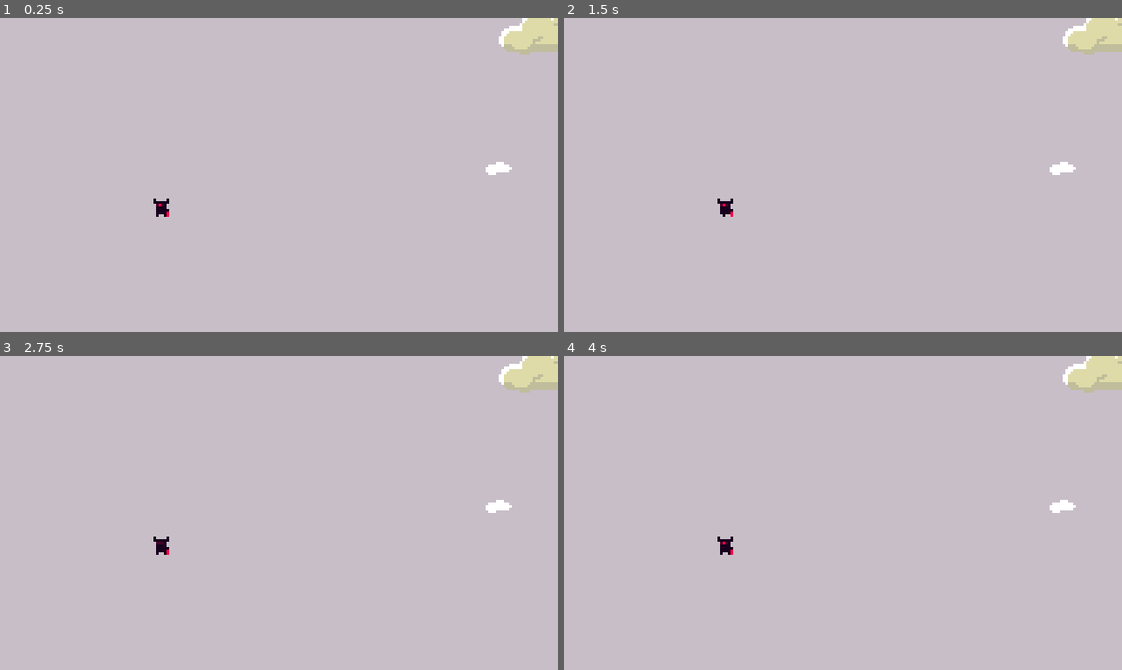
Above: before the commit, frames 1-4 (two rows, left to right).
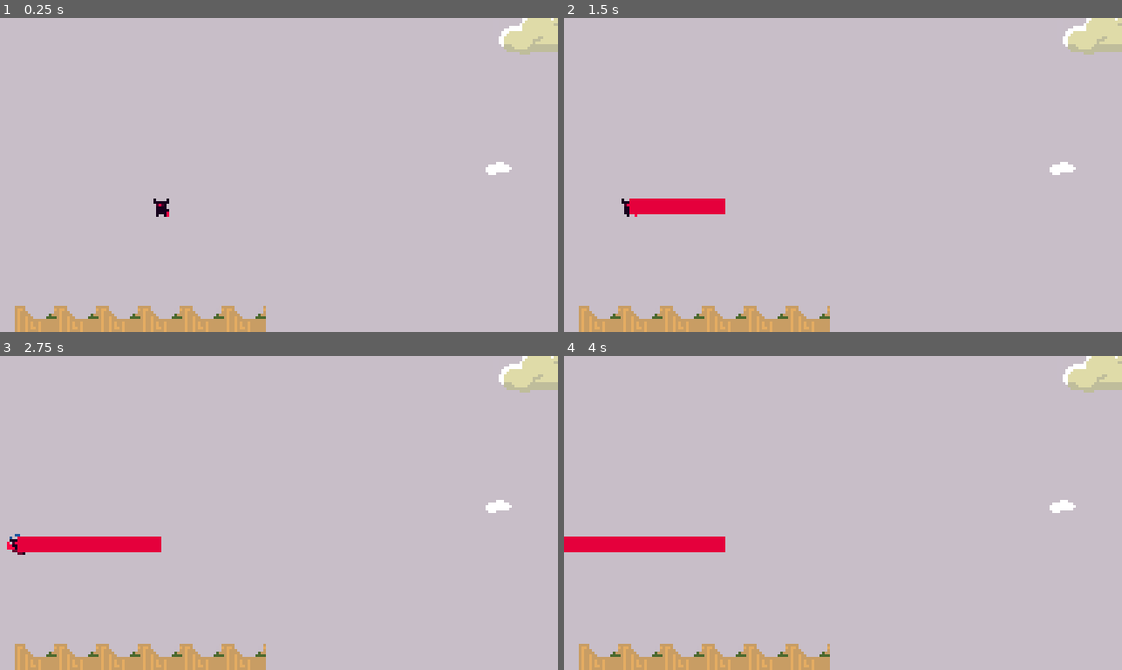
Above: after the commit, the same moments.

Repository: adisagar2003/Rton
Game: Godot game, scene res://Scenes/main.tscn
Two runs of this game, one before a commit and one after it. Both use one fixed random seed, a clock stepped at 60 frames per second and the inputs below.
Inputs:
- Up to frame 1 (0.25 s): no input
- Up to frame 2 (1.5 s): tap Enter at 0.5 s; tap Z (Attack) at 0.6, 1.35 s
- Up to frame 3 (2.75 s): tap Z (Attack) at 2.1 s
- Up to frame 4 (4 s): tap Z (Attack) at 2.85, 3.6 s; tap Space at 3.5 s

The runs differ from the first frame. In frame 1, 2.7% of the frame differs, in the area x 2-48%, y 91-100%; in frame 2, 3.7%; in frame 3, 4.2%; in frame 4, 4.2%, in the area x 0-48%, y 57-100%.

Commit message:
Improved movement
Solved Vector sum error, started working on trails.

Diff:
--- a/Scenes/Rton.tscn
+++ b/Scenes/Rton.tscn
@@ -1,17 +1,27 @@
-[gd_scene load_steps=16 format=3 uid="uid://ci82aii7lfwk3"]
+[gd_scene load_steps=17 format=3 uid="uid://ci82aii7lfwk3"]
 
 [ext_resource type="Texture2D" uid="uid://bj3odikpci6g6" path="res://Scenes/main-char.png" id="1_md4u1"]
+[ext_resource type="Script" path="res://Scenes/trail.gd" id="2_5xuv2"]
 
 [sub_resource type="GDScript" id="GDScript_3fylj"]
 script/source = "extends CharacterBody2D
 
 
-@export var SPEED = 300.0;
-@export var VERTICAL_SPEED = 100.0;
+@export var SPEED = 150.0;
+@export var VERTICAL_SPEED = 50.0;
 const JUMP_VELOCITY = -400.0
 
 enum States {Idle, Running, Attacking, Hurt};
+enum FacingDirection {Left, Right};
+var state_names = {
+	States.Idle: \"Idle\",
+	States.Running: \"Running\",
+	States.Attacking: \"Attacking\",
+	States.Hurt: \"Hurt\"
+}
+
 var state = States.Idle;
+var facingDirection = FacingDirection.Left;
 func _physics_process(delta: float) -> void:
 	# Add the gravity.
 	#if not is_on_floor():
@@ -20,22 +30,21 @@
 	HandleSpriteFlip();
 	AnimHandle();
 	HandleAttack();
-
+	print(velocity.normalized().length());
 	# Handle jump.
 	#if Input.is_action_just_pressed(\"ui_accept\") and is_on_floor():
 	#velocity.y = JUMP_VELOCITY
 	# Get the input direction and handle the movement/deceleration.
 	# As good practice, you should replace UI actions with custom gameplay actions.
-	move_and_slide()
-	# STRANGE EXCEPTION
-	if (velocity.y != 0):
-		state =States.Running;
+	move_and_slide();
 
 func HandleSpriteFlip():
 	var direction := Input.get_axis(\"ui_left\", \"ui_right\");
 	if (direction < 0):
+		facingDirection = FacingDirection.Left;
 		$AnimatedSprite2D.flip_h = false;
 	if (direction > 0):
+		facingDirection = FacingDirection.Right;
 		$AnimatedSprite2D.flip_h = true;
 	if (direction == 0):
 		$AnimatedSprite2D.flip_h = $AnimatedSprite2D.flip_h;
@@ -50,33 +59,49 @@
 
 func HandleAttack():
 	if Input.is_action_just_pressed(\"Attack\"):
-		state = States.Attacking;
-		$AttackCooldown.start();
-		set_process_input(false);
+		if (state == States.Attacking):
+			pass
+		#Dash in specified direction
+
+		else:
+			state = States.Attacking;
+			if (facingDirection == FacingDirection.Left):
+				velocity.x += SPEED*10* -1;
+				pass
+			if (facingDirection == FacingDirection.Right):
+				velocity.x += SPEED*10;
+				pass
+			$AttackCooldown.start();
+			set_process_input(false);
 
 func StopAttack():
 	pass
 
 func HandleInputMovement():
+
 	var direction := Input.get_axis(\"ui_left\", \"ui_right\");
-
 	var verticalDirection := Input.get_axis(\"ui_up\", \"ui_down\");
 	if verticalDirection:
-		velocity.y = verticalDirection * VERTICAL_SPEED;
-
+		velocity.y = verticalDirection;
 	else:
-		velocity.y = move_toward(velocity.y, 0, VERTICAL_SPEED);
+		velocity.y = move_toward(velocity.y, 0, SPEED);
 	if direction:
-		state = States.Running;
-
-		velocity.x = direction * SPEED
+		velocity.x = direction;
 	else:
 		velocity.x = move_toward(velocity.x, 0, SPEED);
 		if (state !=States.Attacking):
 			state = States.Idle;
 
+	# NORMALIZE VELOCITY
+	velocity = velocity.normalized() * SPEED;
+	#Handle states
+	if (velocity != Vector2.ZERO and state != States.Attacking):
+		state = States.Running;
+
+	# handle when pressing both buttons, reduce the speed a lil.
+
+
 func _on_timer_timeout() -> void:
-	print(\"no input found\");
 	state = States.Idle;
 	pass # Replace with function body.
 "
@@ -280,11 +305,17 @@
 "": SubResource("AnimationLibrary_6swys")
 }
 
+[node name="Trail" type="Line2D" parent="AnimatedSprite2D"]
+top_level = true
+width = 6.0
+default_color = Color(0.896449, 0, 0.233837, 1)
+script = ExtResource("2_5xuv2")
+
 [node name="CollisionShape2D" type="CollisionShape2D" parent="."]
 shape = SubResource("CapsuleShape2D_v0pb8")
 
 [node name="AttackCooldown" type="Timer" parent="."]
-wait_time = 0.3
+wait_time = 0.7
 one_shot = true
 
 [connection signal="timeout" from="AttackCooldown" to="." method="_on_timer_timeout"]
--- a/Scenes/main.tscn
+++ b/Scenes/main.tscn
@@ -16,6 +16,7 @@
 position = Vector2(170, -294)
 tile_set = ExtResource("1_sw7k6")
 format = 2
+layer_0/tile_data = PackedInt32Array(2621432, 458753, 1610612741, 2621433, 458753, 1610612741, 2621434, 458753, 1610612741, 2621435, 458753, 1610612741, 2621436, 458753, 1610612741, 2621437, 458753, 1610612741)
 layer_1/name = "Mountains"
 layer_1/z_index = -1
 layer_1/tile_data = PackedInt32Array(2359338, 1441793, 10, 2424874, 1441793, 11, 2490410, 1441793, 12, 2359339, 1507329 …(775 unchanged characters)…
--- /dev/null
+++ b/Scenes/trail.gd
@@ -0,0 +1,15 @@
+extends Line2D
+
+
+# Called when the node enters the scene tree for the first time.
+func _ready() -> void:
+	pass # Replace with function body.
+
+@onready var animated_sprite_2d: AnimatedSprite2D = $".."
+@onready var trail: Line2D = $"."
+# Called every frame. 'delta' is the elapsed time since the previous frame.
+func _process(delta: float) -> void:
+
+	var pos = animated_sprite_2d.global_position;
+	add_point(pos);
+	pass
